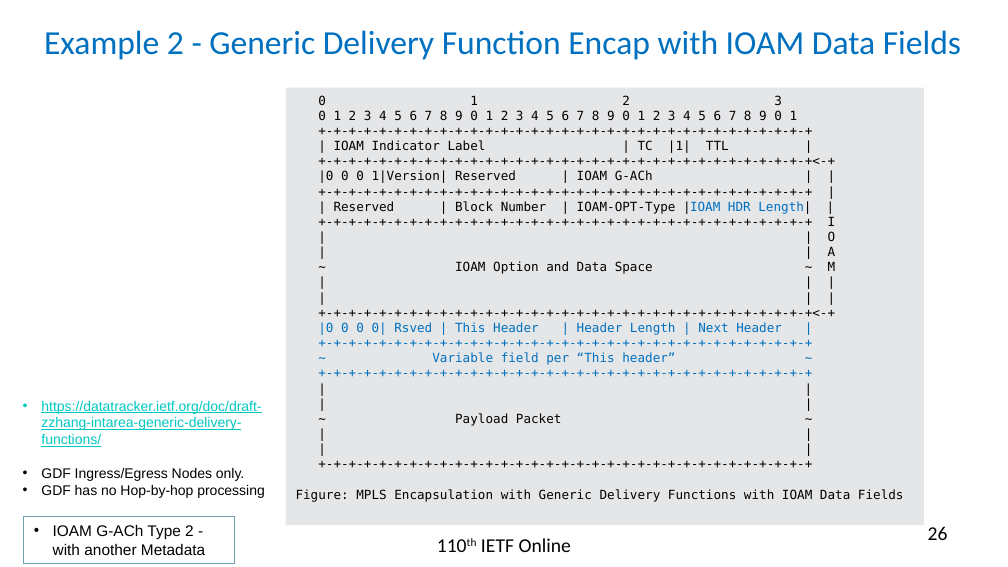
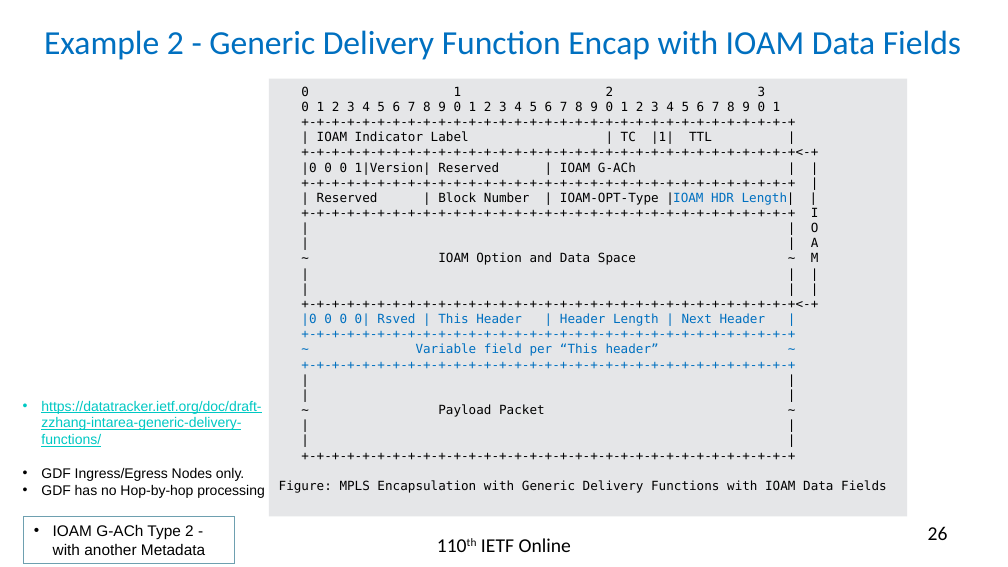
Before and after one commit to rakgandhi/ietf-slides, a slide deck: slide 26 of draft-gandhi-mpls-ioam-sr-06.pptx. Drawn at 1008x567 pixels with LibreOffice and Linux fonts; fonts in the diff are those of the drawing. Boxes give left, top, right and bottom in pixels: in the first picture for what was removed or moved away, otherwise in the second. Text is boxed around its words. In the diff, an @@ line names an element or a change of style, - is before the commit and + after.

```diff
--- a/draft-gandhi-mpls-ioam-sr-06.pptx
+++ b/draft-gandhi-mpls-ioam-sr-06.pptx
@@ rectangle "0 1 2 3" moved from (x1=285, y1=88, x2=923, y2=525) to (x1=269, y1=79, x2=907, y2=516) @@
```
Also in this commit, not shown: 6 other slides changed, 1 other file.
